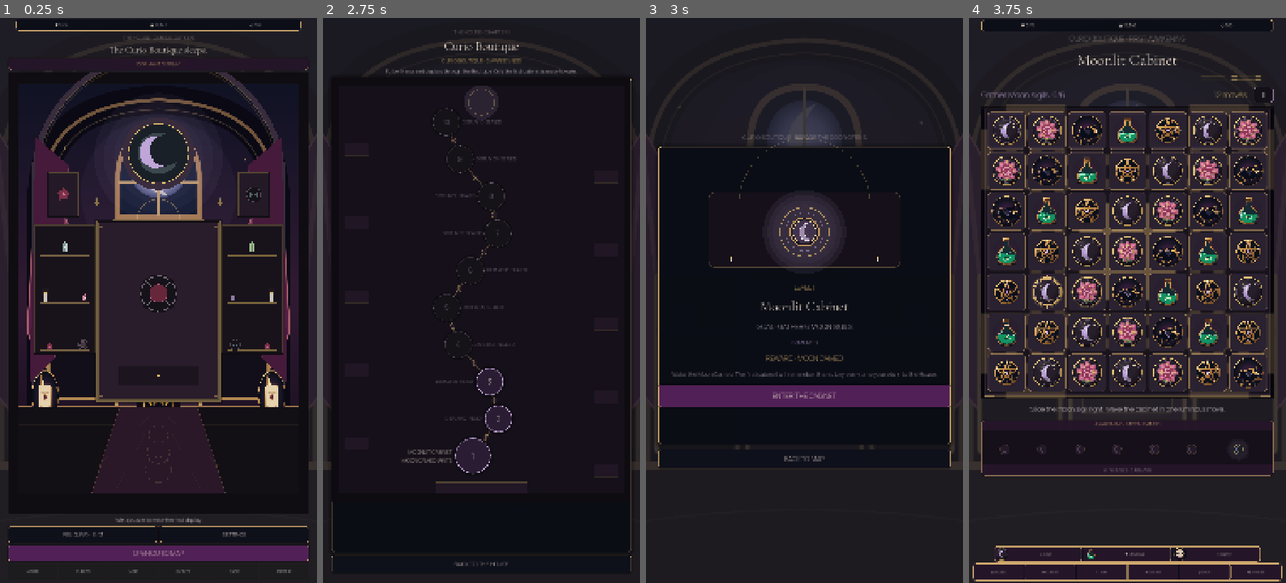
Above: before the commit, frames 1-4 (left to right).
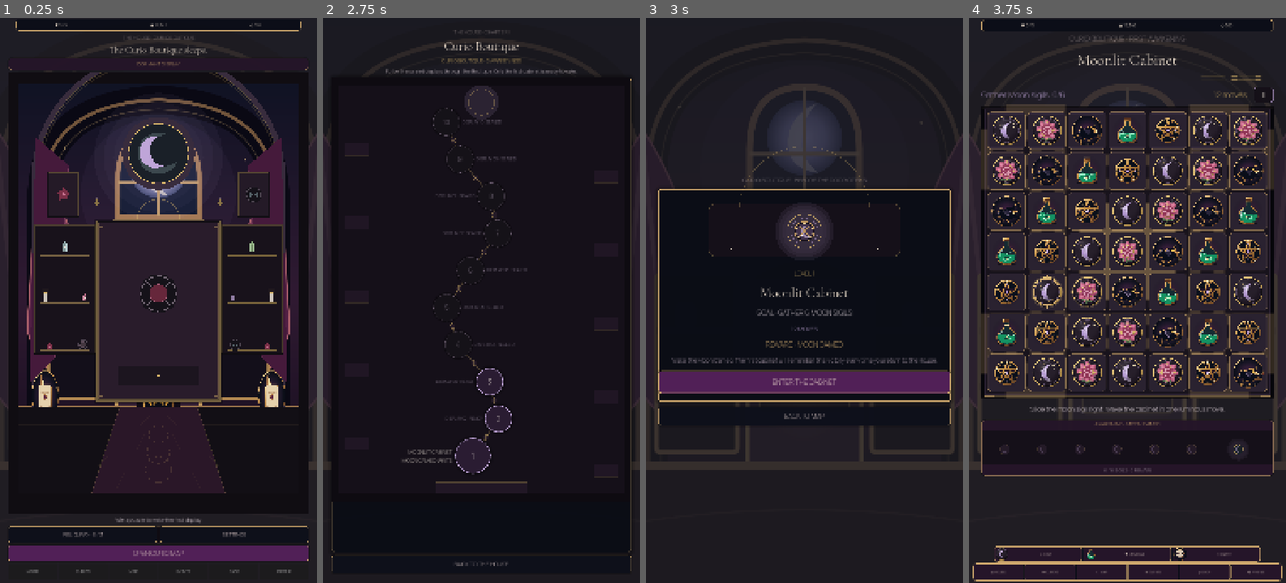
Above: after the commit, the same moments.

Repository: Jay-prodesign/akilta-match3
Game: Godot game, scene res://src/app/app_bootstrap.tscn
The game is run twice, just before and just after one commit, with the same random seed, the same clock (stepped at 60 frames per second) and the same inputs.
Inputs:
- Up to frame 1 (0.25 s): no input
- Up to frame 2 (2.75 s): click "RELIQUARY · 0 / 3" at 0.5 s; click "BACK TO THE HOUSE" at 1.25 s; click "OPEN CURIO MAP" at 2 s
- Up to frame 3 (3 s): click "1" at 2.75 s
- Up to frame 4 (3.75 s): click "ENTER THE CABINET" at 3.5 s

Frames 1-2 are identical in both runs. In frame 3, 12% of the frame differs, in the area x 3-97%, y 20-80%; in frame 4, nothing differs.

Commit message:
fix(prestart): fit level briefing and start action on phone screens

Diff:
--- a/src/ui/prestart/level_prestart.tscn
+++ b/src/ui/prestart/level_prestart.tscn
@@ -67,7 +67,7 @@
 horizontal_alignment = 1
 
 [node name="Card" type="PanelContainer" parent="Layout"]
-custom_minimum_size = Vector2(0, 1010)
+custom_minimum_size = Vector2(0, 720)
 layout_mode = 2
 theme_override_styles/panel = SubResource("Card")
 
@@ -77,7 +77,7 @@
 alignment = 1
 
 [node name="RitualArt" type="Control" parent="Layout/Card/Content"]
-custom_minimum_size = Vector2(0, 315)
+custom_minimum_size = Vector2(0, 220)
 layout_mode = 2
 mouse_filter = 2
 script = ExtResource("2_cameo")
